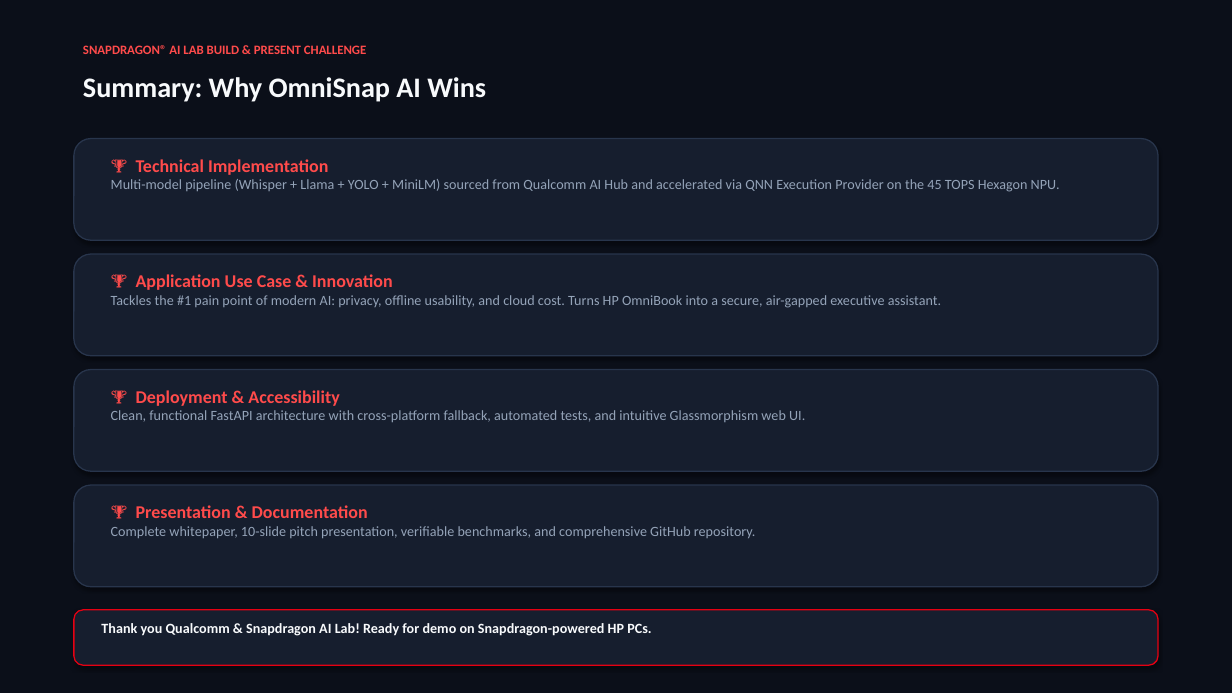
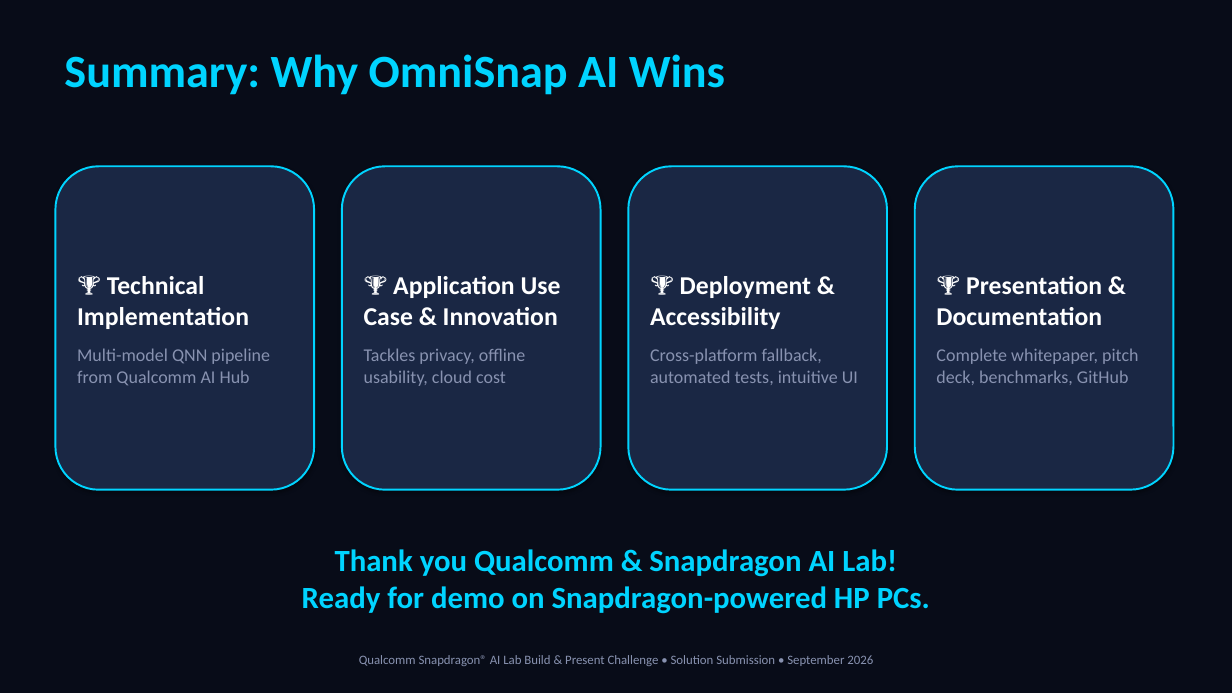
Before and after one commit to AnuragKannojiya/OmniSnap-AI, a slide deck: slide 10 of OmniSnap_AI_Pitch_Deck.pptx. Drawn at 1232x693 pixels with LibreOffice and Linux fonts; fonts in the diff are those of the drawing. Boxes give left, top, right and bottom in pixels: in the first picture for what was removed or moved away, otherwise in the second. Text is boxed around its words. In the diff, an @@ line names an element or a change of style, - is before the commit and + after.

Commit message:
style(ui): finalize glassmorphism design for all templates and CSS

```diff
--- a/OmniSnap_AI_Pitch_Deck.pptx
+++ b/OmniSnap_AI_Pitch_Deck.pptx
@@ rectangle at [0,0,1232,693]: fill #0B0F19 to #080C18; outline none to #080C18 0.75 pt @@
@@ text "Summary: Why OmniSnap AI Wins": place and size @@
-text "Summary: Why OmniSnap AI Wins" at [83,77,486,102]
+text "Summary: Why OmniSnap AI Wins" at [64,54,725,95]
@@ text "Summary: Why OmniSnap AI Wins" at [64,54,725,95]: size 22 to 36 pt, text colour #F8FAFC to #00D4FF @@
@@ rounded rectangle removed at [74,139,1158,240] @@
@@ rounded rectangle added at [55,166,314,490], fill #1A2744, outline #00D4FF 1.5 pt, 14 pt, text #8892B0 @@
+🏆 Technical Implementation
+Multi-model QNN pipeline from Qualcomm AI Hub
@@ text removed at [111,159,1060,192] @@
-🏆 Technical Implementation
-Multi-model pipeline (Whisper + Llama + YOLO + MiniLM) sourced from Qualcomm AI Hub and accelerated via QNN Execution Provider on the 45 TOPS Hexagon NPU.
@@ rounded rectangle added at [342,166,601,490], fill #1A2744, outline #00D4FF 1.5 pt, 14 pt, text #8892B0 @@
+🏆 Application Use Case & Innovation
+Tackles privacy, offline usability, cloud cost
@@ rounded rectangle added at [628,166,887,490], fill #1A2744, outline #00D4FF 1.5 pt, 14 pt, text #8892B0 @@
+🏆 Deployment & Accessibility
+Cross-platform fallback, automated tests, intuitive UI
@@ rounded rectangle added at [915,166,1174,490], fill #1A2744, outline #00D4FF 1.5 pt, 14 pt, text #8892B0 @@
+🏆 Presentation & Documentation
+Complete whitepaper, pitch deck, benchmarks, GitHub
@@ rounded rectangle removed at [74,254,1158,356] @@
@@ text removed at [111,274,941,308] @@
-🏆 Application Use Case & Innovation
-Tackles the #1 pain point of modern AI: privacy, offline usability, and cloud cost. Turns HP OmniBook into a secure, air-gapped executive assistant.
@@ rounded rectangle removed at [74,370,1158,471] @@
@@ text removed at [111,390,805,422] @@
-🏆 Deployment & Accessibility
-Clean, functional FastAPI architecture with cross-platform fallback, automated tests, and intuitive Glassmorphism web UI.
@@ rounded rectangle removed at [74,485,1158,587] @@
@@ text removed at [111,505,756,538] @@
-🏆 Presentation & Documentation
-Complete whitepaper, 10-slide pitch presentation, verifiable benchmarks, and comprehensive GitHub repository.
@@ text "Thank you Qualcomm & Snapdragon ...": place and size @@
-text "Thank you Qualcomm & Snapdragon ..." at [101,623,651,636]
+text "Thank you Qualcomm & Snapdragon ..." at [302,549,930,614]
@@ text "Thank you Qualcomm & Snapdragon ..." at [302,549,930,614]: size 11 to 24 pt, text colour #F8FAFC to #00D4FF; alignment left to centre @@
@@ rounded rectangle removed at [74,610,1158,665] @@
@@ text at [359,655,873,666]: text changed; text colour #FF4B4B to #8892B0; bold off @@
-SNAPDRAGON® AI LAB BUILD & PRESENT CHALLENGE
+Qualcomm Snapdragon® AI Lab Build & Present Challenge • Solution Submission • September 2026
```
Also in this commit, not shown: 9 other slides changed, 8 other files.
